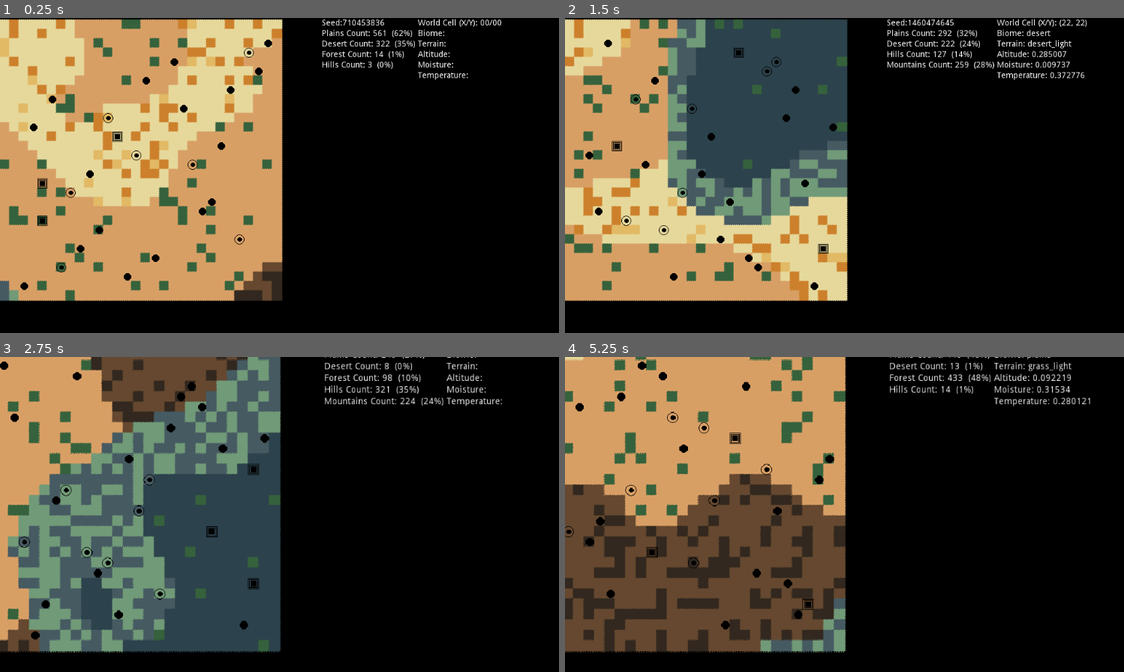
Above: before the commit, frames 1-4 (two rows, left to right).
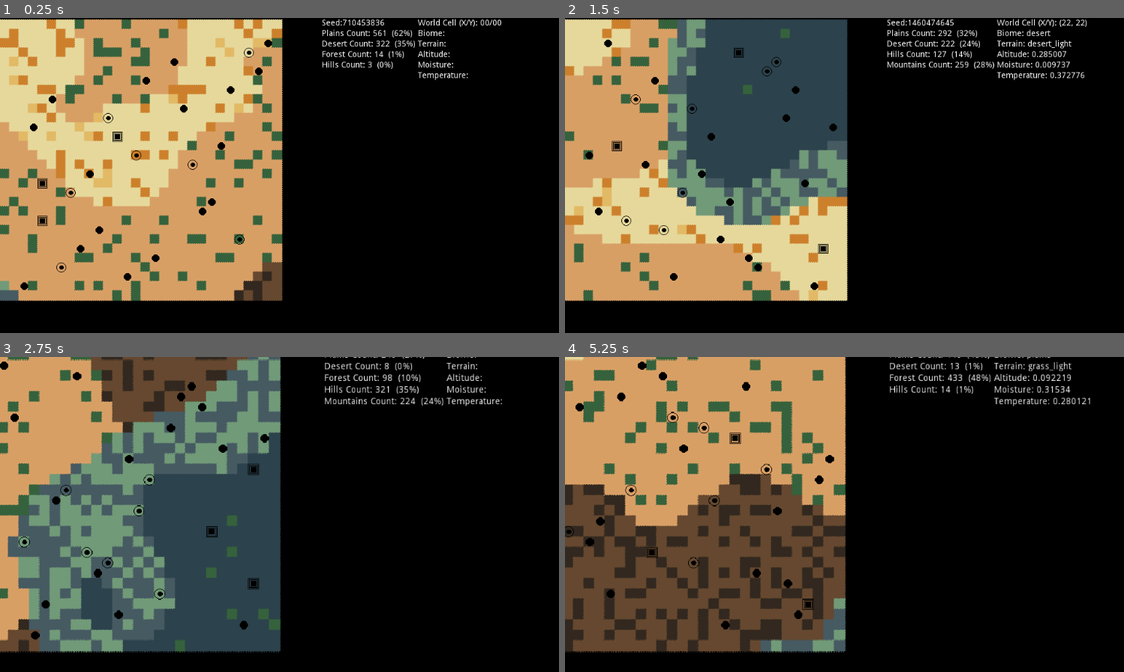
Above: after the commit, the same moments.

Repository: devonps/simple-terrain-gen
Game: Godot game, scene res://WorldGenerator.tscn
Two runs of this game, one before a commit and one after it. Both use one fixed random seed, a clock stepped at 60 frames per second and the inputs below.
Inputs (mouse positions are in pixels of both pictures, inside the frame that each line leads up to):
- Up to frame 1 (0.25 s): no input
- Up to frame 2 (1.5 s): tap Enter (ui_accept) at 0.5, 0.77, 1.25 s; move the mouse to (995, 175) at 0.52 s; hold Mouse wheel up (zoom_in) 0.53-1.25 s; click (995, 175) at 0.67 s; drag from (743, 210) to (833, 263) at 1.27 s
- Up to frame 3 (2.75 s): tap Enter (ui_accept) at 2 s; move the mouse to (357, 454) at 2.02 s; hold Mouse wheel up (zoom_in) from 2.03 s (still down); click (357, 454) at 2.17 s
- Up to frame 4 (5.25 s): release Mouse wheel up (zoom_in) at 2.75 s; tap Enter (ui_accept) at 2.75, 3.5, 3.77, 4.25 s; drag from (833, 602) to (682, 479) at 2.77 s; move the mouse to (1045, 583) at 3.52 s; hold Mouse wheel up (zoom_in) 3.53-4.25 s; click (1045, 583) at 3.67 s; drag from (682, 479) to (777, 445) at 4.27 s; move the mouse to (894, 533) at 5.02 s; hold Mouse wheel up (zoom_in) from 5.03 s (still down); click (894, 533) at 5.17 s

The runs differ from the first frame. In frame 1, 12% of the frame differs, in the area x 0-51%, y 0-91%; in frame 2, 10%; in frame 3, 15%; in frame 4, 15%, in the area x 0-51%, y 0-94%.

Commit message:
refactored function names

Diff:
--- a/WorldGenerator.gd
+++ b/WorldGenerator.gd
@@ -134,6 +134,73 @@
 	return gridName
 
 
+func set_tile(map_width, map_height):
+	_get_biome_plan(biomePlan)
+	for x in map_width:
+		for y in map_height:
+			var pos = Vector2(x, y)
+			var alt = altitude[pos]
+			var temp = temperature[pos]
+			var moist = moisture[pos]
+			# do we need a body of water
+#			if between(alt, biome_water_start, biome_water_end):
+#				add_water_biome(pos, moist, temp, alt)
+			# ground terrain comes next
+			if _between(alt, biome_plains_start, biome_plains_end):
+				add_ground_biome(pos, moist, temp, alt)
+			elif _between(alt, biome_hills_start, biome_hills_end):
+				add_hills_biome(pos, moist, temp, alt)
+			elif _between(alt, biome_mountains_start, biome_mountains_end):
+			# then anything above ground level
+				add_mountains_biome(pos, moist, temp, alt)
+			else:
+				print_debug("ALTITUDE NOT CATERED FOR: ", str(alt))
+	_update_debug_terrain_labels()
+
+
+func add_ground_biome(pos, moist:float, temp:float, alt:float):
+	#desert
+	if _between(moist, 0.0, 0.05):
+		var terrain_id = _random_tile("desert")
+		var terrain_name = _get_terrain_name_from_biome(terrain_id)
+		tilemap.set_cellv(pos, terrain_id)
+		biome[pos] = {"biome":"desert", "terrain": terrain_name, "moist": moist, "temp": temp, "alt": alt}
+		_updateBiomeCount("desert")
+		desert_tile_count += 1
+	#plains
+	elif _between(moist, 0.05, 0.4):
+		var terrain_id = _random_tile("plains")
+		var terrain_name = _get_terrain_name_from_biome(terrain_id)
+		tilemap.set_cellv(pos, terrain_id)
+		biome[pos] = {"biome":"plains", "terrain": terrain_name, "moist": moist, "temp": temp, "alt": alt}
+		_updateBiomeCount("plains")
+		plains_tile_count += 1
+	#forests
+	elif _between(moist, 0.4, 1.0):
+		var terrain_id = _random_tile("forest")
+		var terrain_name = _get_terrain_name_from_biome(terrain_id)
+		tilemap.set_cellv(pos, terrain_id)
+		biome[pos] = {"biome":"forest", "terrain": terrain_name, "moist": moist, "temp": temp, "alt": alt}
+		_updateBiomeCount("forest")
+		forest_tile_count += 1
+
+
+func add_hills_biome(pos, moist, temp, alt):
+	var terrain_id = _random_tile("hills")
+	var terrain_name = _get_terrain_name_from_biome(terrain_id)
+	tilemap.set_cellv(pos, terrain_id)
+	biome[pos] = {"biome":"hills", "terrain": terrain_name, "moist": moist, "temp": temp, "alt": alt}
+	_updateBiomeCount("hills")
+	hills_tile_count += 1
+
+
+func add_mountains_biome(pos, moist, temp, alt):
+	var terrain_id = _random_tile("mountains")
+	var terrain_name = _get_terrain_name_from_biome(terrain_id)
+	tilemap.set_cellv(pos, terrain_id)
+	biome[pos] = {"biome":"mountains", "terrain": terrain_name, "moist": moist, "temp": temp, "alt": alt}
+	_updateBiomeCount("mountains")
+	mountains_tile_count += 1
 
 func _input(event):
 	if event.is_action_pressed("ui_accept"):
@@ -244,117 +311,46 @@
 	return found_safe_loc
 
 
-func set_tile(map_width, map_height):
-	_get_biome_plan(biomePlan)
-	for x in map_width:
-		for y in map_height:
-			var pos = Vector2(x, y)
-			var alt = altitude[pos]
-			var temp = temperature[pos]
-			var moist = moisture[pos]
-			# do we need a body of water
-#			if between(alt, biome_water_start, biome_water_end):
-#				add_water_biome(pos, moist, temp, alt)
-			# ground terrain comes next
-			if between(alt, biome_plains_start, biome_plains_end):
-				add_ground_biome(pos, moist, temp, alt)
-			elif between(alt, biome_hills_start, biome_hills_end):
-				add_hills_biome(pos, moist, temp, alt)
-			elif between(alt, biome_mountains_start, biome_mountains_end):
-			# then anything above ground level
-				add_mountains_biome(pos, moist, temp, alt)
-			else:
-				print_debug("ALTITUDE NOT CATERED FOR: ", str(alt))
-	update_debug_terrain_labels()
-
-
-func update_debug_terrain_labels():
+func _update_debug_terrain_labels():
 	seedlabel.text = "Seed:" + str(openSimplexNoise.seed)
 	if plains_tile_count > 0:
 		plainslabel.visible = true
-		plainslabel.text = format_coverage_string("Plains", plains_tile_count)
+		plainslabel.text = _format_coverage_string("Plains", plains_tile_count)
 	if desert_tile_count > 0:
 		desertlabel.visible = true
-		desertlabel.text = format_coverage_string("Desert", desert_tile_count)
+		desertlabel.text = _format_coverage_string("Desert", desert_tile_count)
 	if water_tile_count > 0:
 		waterlabel.visible = true
-		waterlabel.text = format_coverage_string("Water", water_tile_count)
+		waterlabel.text = _format_coverage_string("Water", water_tile_count)
 	if forest_tile_count > 0:
 		forestlabel.visible = true
-		forestlabel.text = format_coverage_string("Forest", forest_tile_count)
+		forestlabel.text = _format_coverage_string("Forest", forest_tile_count)
 	if hills_tile_count > 0:
 		hillslabel.visible = true
-		hillslabel.text = format_coverage_string("Hills", hills_tile_count)
+		hillslabel.text = _format_coverage_string("Hills", hills_tile_count)
 	if mountains_tile_count > 0:
 		mountlabel.visible = true
-		mountlabel.text = format_coverage_string("Mountains", mountains_tile_count)
+		mountlabel.text = _format_coverage_string("Mountains", mountains_tile_count)
 	if snow_tile_count > 0:
 		snowlabel.visible = true
-		snowlabel.text = format_coverage_string("Snow", snow_tile_count)
+		snowlabel.text = _format_coverage_string("Snow", snow_tile_count)
 
 
 func add_water_biome(pos, moist:float, temp:float, alt:float):
-	var terrain_id = random_tile("water")
-	var terrain_name = get_terrain_name_from_biome(terrain_id)
+	var terrain_id = _random_tile("water")
+	var terrain_name = _get_terrain_name_from_biome(terrain_id)
 	tilemap.set_cellv(pos, terrain_id)
 	biome[pos] = {"biome":"water", "terrain": terrain_name, "moist": moist, "temp": temp, "alt": alt}
-	updateBiomeCount("water")
+	_updateBiomeCount("water")
 	water_tile_count += 1
 
 
-func add_ground_biome(pos, moist:float, temp:float, alt:float):
-	#desert
-	if between(moist, 0.0, 0.05):
-		var terrain_id = random_tile("desert")
-		var terrain_name = get_terrain_name_from_biome(terrain_id)
-		tilemap.set_cellv(pos, terrain_id)
-		biome[pos] = {"biome":"desert", "terrain": terrain_name, "moist": moist, "temp": temp, "alt": alt}
-		updateBiomeCount("desert")
-		desert_tile_count += 1
-	#plains
-	elif between(moist, 0.05, 0.4):
-		var terrain_id = random_tile("plains")
-		var terrain_name = get_terrain_name_from_biome(terrain_id)
-		tilemap.set_cellv(pos, terrain_id)
-		biome[pos] = {"biome":"plains", "terrain": terrain_name, "moist": moist, "temp": temp, "alt": alt}
-		updateBiomeCount("plains")
-		plains_tile_count += 1
-	#forests
-	elif between(moist, 0.4, 1.0):
-		var terrain_id = random_tile("forest")
-		var terrain_name = get_terrain_name_from_biome(terrain_id)
-		tilemap.set_cellv(pos, terrain_id)
-		biome[pos] = {"biome":"forest", "terrain": terrain_name, "moist": moist, "temp": temp, "alt": alt}
-		updateBiomeCount("forest")
-		forest_tile_count += 1
-
-
-func add_hills_biome(pos, moist, temp, alt):
-	var terrain_id = random_tile("hills")
-	var terrain_name = get_terrain_name_from_biome(terrain_id)
-	tilemap.set_cellv(pos, terrain_id)
-	biome[pos] = {"biome":"hills", "terrain": terrain_name, "moist": moist, "temp": temp, "alt": alt}
-	updateBiomeCount("hills")
-	hills_tile_count += 1
-
-
-func add_mountains_biome(pos, moist, temp, alt):
-	if alt <0.032:
-		print("Invalid height for mountatins")
-	var terrain_id = random_tile("mountains")
-	var terrain_name = get_terrain_name_from_biome(terrain_id)
-	tilemap.set_cellv(pos, terrain_id)
-	biome[pos] = {"biome":"mountains", "terrain": terrain_name, "moist": moist, "temp": temp, "alt": alt}
-	updateBiomeCount("mountains")
-	mountains_tile_count += 1
-
-
 func add_snow_biome(pos, moist, temp, alt):
-	var terrain_id = random_tile("snow")
-	var terrain_name = get_terrain_name_from_biome(terrain_id)
+	var terrain_id = _random_tile("snow")
+	var terrain_name = _get_terrain_name_from_biome(terrain_id)
 	tilemap.set_cellv(pos, terrain_id)
 	biome[pos] = {"biome":"snow", "terrain": terrain_name, "moist": moist, "temp": temp, "alt": alt}
-	updateBiomeCount("desert")
+	_updateBiomeCount("desert")
 	desert_tile_count += 1
 
 
@@ -367,31 +363,31 @@
 	biome_mountains_end = altitudePlans[plan_id]["mountains_end"]
 
 
-func get_terrain_name_from_biome(terrain_id):
+func _get_terrain_name_from_biome(terrain_id):
 	var terrain_tiles_keys = tiles.keys()
 	var terrain_name = terrain_tiles_keys[terrain_id]
 	return terrain_name
 
 
-func format_coverage_string(biomeString, biomeCount) -> String:
+func _format_coverage_string(biomeString, biomeCount) -> String:
 	var percent_string = " (%d%%)"
 	var base_percent:float = (biomeCount / max_tiles) * 100
 	var base_percentage = percent_string % base_percent
 	return biomeString + " Count: %s %s" % [biomeCount, base_percentage]
 
 
-func updateBiomeCount(biomeType):
+func _updateBiomeCount(biomeType):
 	var counter = biomeCounts.get(biomeType)
 	counter += 1
 	biomeCounts[biomeType] = counter
 
 
-func between(val, start, end):
+func _between(val, start, end):
 	if stepify(start, 0.01) <= val and val < stepify(end, 0.01):
 		return true
 
 
-func random_tile(this_biome):
+func _random_tile(this_biome):
 	var current_biome = biome_data[this_biome]
 	var rand_num = rand_range(0,1)
 	var running_total = 0
